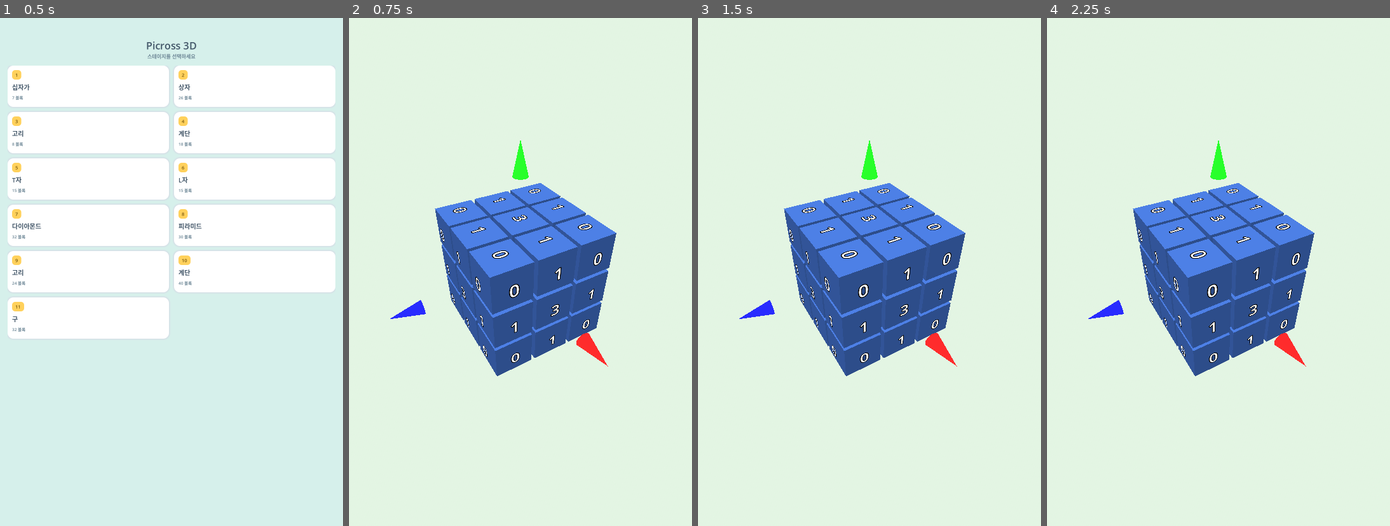
Above: before the commit, frames 1-4 (left to right).
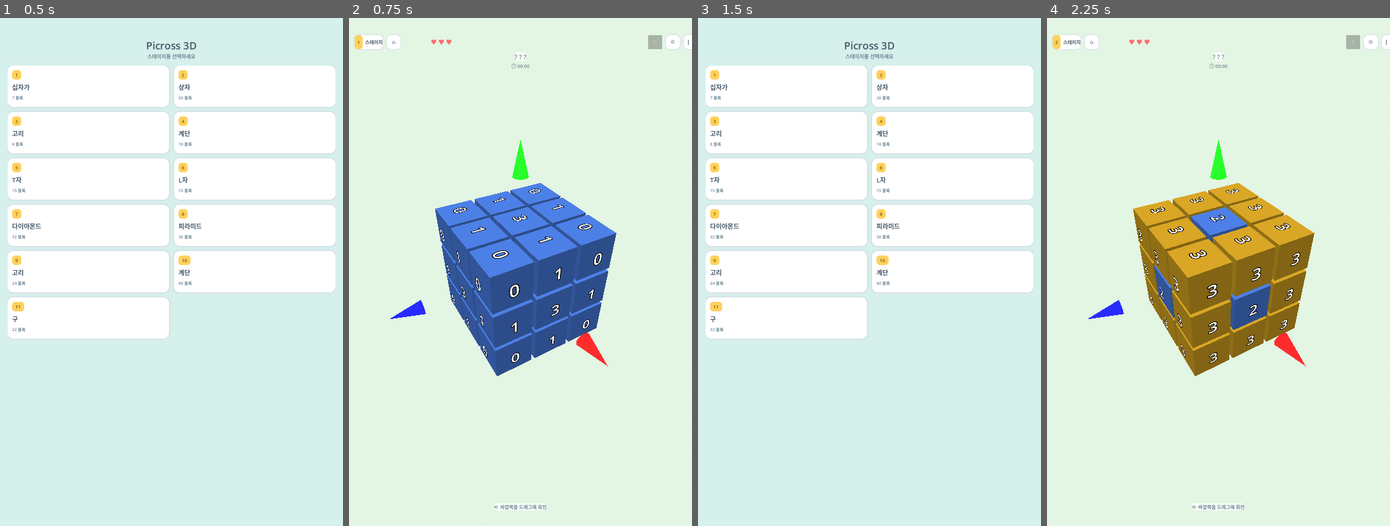
Above: after the commit, the same moments.

Repository: Leewang31/SP-3D_nonogram
Game: Godot game, scene res://Home.tscn
Two runs of this game, one before a commit and one after it. Both use one fixed random seed, a clock stepped at 60 frames per second and the inputs below.
Inputs (mouse positions are in pixels of both pictures, inside the frame that each line leads up to):
- Up to frame 1 (0.5 s): no input
- Up to frame 2 (0.75 s): click (438, 84) at 0.52 s
- Up to frame 3 (1.5 s): click (742, 43) at 1.25 s, where only the run after the commit has a clickable "⌂"
- Up to frame 4 (2.25 s): click (1300, 84) at 2.02 s

Frame 1 is identical in both runs. In frame 2, 0.7% of the frame differs, in the area x 1-100%, y 3-97%; in frame 3, 47%, in the area x 2-98%, y 4-71%; in frame 4, 13%.
Error before the commit: Invalid access to property or key 'on_axis_tapped' on a base object of type 'Node3D (AxisGizmo)'. (res://scripts/Main.gd:84)

Commit message:
feat: wire axis drag-scroll gesture and reset button in Main
- Replace single gizmo_tapped signal with three-part drag flow
  (gizmo_drag_started, gizmo_drag_updated, gizmo_drag_ended)
- Wire reset_pressed signal from HUD to AxisGizmo.reset()
- Wire axis_lock_changed signal from AxisGizmo to HUD.set_reset_enabled()
- Removes dangling reference to deleted AxisGizmo.on_axis_tapped method

Co-Authored-By: Claude Sonnet 5 <noreply@anthropic.com>

Diff:
--- a/scripts/Main.gd
+++ b/scripts/Main.gd
@@ -81,7 +81,9 @@
 	_cam = CameraController.new()
 	add_child(_cam)
 	_cam.block_tapped.connect(_on_block_tapped)
-	_cam.gizmo_tapped.connect(_gizmo.on_axis_tapped)
+	_cam.gizmo_drag_started.connect(_gizmo.begin_drag)
+	_cam.gizmo_drag_updated.connect(_gizmo.update_drag)
+	_cam.gizmo_drag_ended.connect(_gizmo.end_drag)
 
 	# UI
 	_hud = HUD.new()
@@ -92,6 +94,8 @@
 	_hud.set_timer_seconds(0.0)
 	_hud.pause_pressed.connect(_on_pause_pressed)
 	_hud.home_pressed.connect(_on_home_pressed)
+	_hud.reset_pressed.connect(_gizmo.reset)
+	_gizmo.axis_lock_changed.connect(_hud.set_reset_enabled)
 
 func _on_block_tapped(x: int, y: int, z: int) -> void:
 	if _solved:
